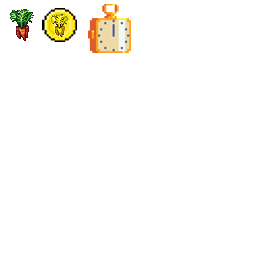
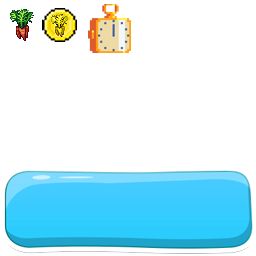
Before/after of a 256x256 layered artwork. What changed in the layer stack:
added layer "Слой 4" above "Слой 3" over [4, 170, 253, 255]
